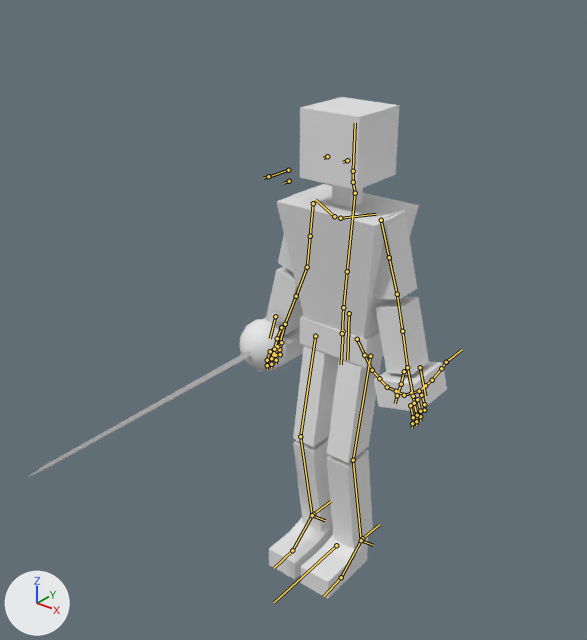
The Blender file Blender/PlayerRig01.blend as it was, and as the next commit left it.
One viewpoint serves both versions: a 50 mm lens placed at (1.48, -2.14, 2.28), pointed at (-0.06, -0.21, 1.09). The lights are fixed; the arrows at lower left show +X, +Y and +Z. The bones that bend it are drawn over the model as lines.

Objects in the first picture: 'Rapier01_Cube', 'TheChosenOne'.
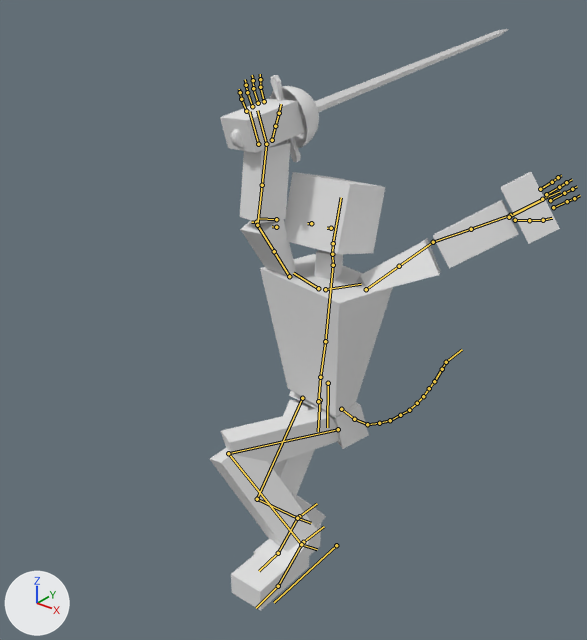
The newer file adds an action. The first version stands in its rest pose; the second is drawn at frame 44 of the action 'Combat_Attack_Lunge.001'.

The edits, one by one:
Bone 'Hip_root' (bone_hip_root) moves from (0.0, 0.0, 0.0) to (0.0, 0.234, -0.117).
Bone 'Hip_root' (bone_hip_root) turns from (0, 0, 0) to (0, 21, 0) degrees about its own x, y and z.
Bone 'Femur.R' (bone_femur_r) turns from (0, 0, 0) to (3, -11, -16) degrees about its own x, y and z.
Bone 'spine.002' (bone_spine_002) turns from (0, 0, 0) to (-5, 25, 3) degrees about its own x, y and z.
Bone 'spine.003' (bone_spine_003) turns from (0, 0, 0) to (0, 12, 3) degrees about its own x, y and z.
Bone 'Head' (bone_head) turns from (0, 0, 0) to (-11, -14, -1) degrees about its own x, y and z.
Bone 'Humerus.R' (bone_humerus_r) turns from (0, 0, 0) to (-151, 4, -21) degrees about its own x, y and z.
Bone 'Humerus.R.001' (bone_humerus_r_001) turns from (0, 0, 0) to (0, -14, 0) degrees about its own x, y and z.
Bone 'Ulna.R' (bone_ulna_r) turns from (0, 0, 0) to (-32, 0, 0) degrees about its own x, y and z.
Bone 'Ulna.R.001' (bone_ulna_r_001) turns from (0, 0, 0) to (0, -7, 0) degrees about its own x, y and z.
Bone 'Hand.R' (bone_hand_r) turns from (0, 0, 0) to (5, -3, -17) degrees about its own x, y and z.
Bone 'Humerus.L' (bone_humerus_l) turns from (0, 0, 0) to (26, 33, -104) degrees about its own x, y and z.
Bone 'Humerus.L.001' (bone_humerus_l_001) turns from (0, 0, 0) to (0, 51, 0) degrees about its own x, y and z.
Bone 'Foot_Control.R' (bone_foot_control_r) moves from (0.0, 0.0, 0.0) to (0.042, -0.041, 0.011).
Bone 'Foot_Control.L' (bone_foot_control_l) moves from (0.0, 0.0, 0.0) to (-0.003, -0.394, 0.209).

Pixel boxes [x1, y1, x2, y2] of what changed, in the pictures (587 x 640 px):
'TheChosenOne', posed (90% wider): before [263, 97, 447, 599]; after [210, 99, 560, 611]
'Rapier01_Cube', posed (7% wider, 19% shorter): before [28, 313, 287, 477]; after [230, 29, 508, 162]
bone 'Hip_root', root to tip: before (349, 313) to (347, 360); after (328, 383) to (327, 427)
bone 'Femur.R', root to tip: before (315, 336) to (300, 436); after (302, 398) to (257, 499)
bone 'spine.002', root to tip: before (343, 307) to (347, 271); after (320, 377) to (325, 341)
bone 'spine.003', root to tip: before (347, 271) to (355, 193); after (325, 341) to (333, 265)
bone 'Head', root to tip: before (353, 171) to (355, 123); after (333, 243) to (341, 197)
bone 'Humerus.R', root to tip: before (313, 203) to (310, 236); after (289, 276) to (274, 251)
bone 'Humerus.R.001', root to tip: before (310, 236) to (307, 267); after (274, 251) to (257, 225)
bone 'Ulna.R', root to tip: before (307, 267) to (296, 296); after (257, 225) to (262, 185)
bone 'Ulna.R.001', root to tip: before (296, 296) to (285, 324); after (262, 185) to (266, 144)
bone 'Hand.R', root to tip: before (285, 324) to (279, 345); after (266, 144) to (257, 110)
bone 'Humerus.L', root to tip: before (381, 220) to (389, 257); after (366, 289) to (399, 266)
bone 'Humerus.L.001', root to tip: before (389, 257) to (397, 294); after (399, 266) to (433, 242)
bone 'Foot_Control.R', root to tip: before (313, 514) to (331, 501); after (299, 516) to (317, 503)
bone 'Foot_Control.L', root to tip: before (362, 538) to (379, 524); after (303, 542) to (324, 526)
